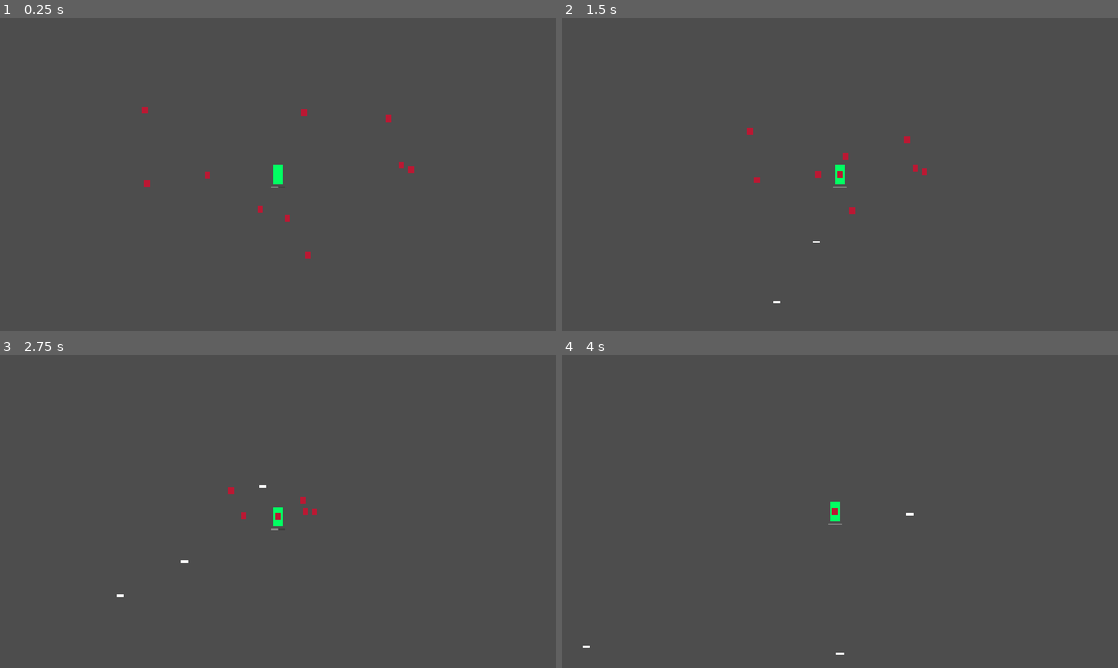
Above: before the commit, frames 1-4 (two rows, left to right).
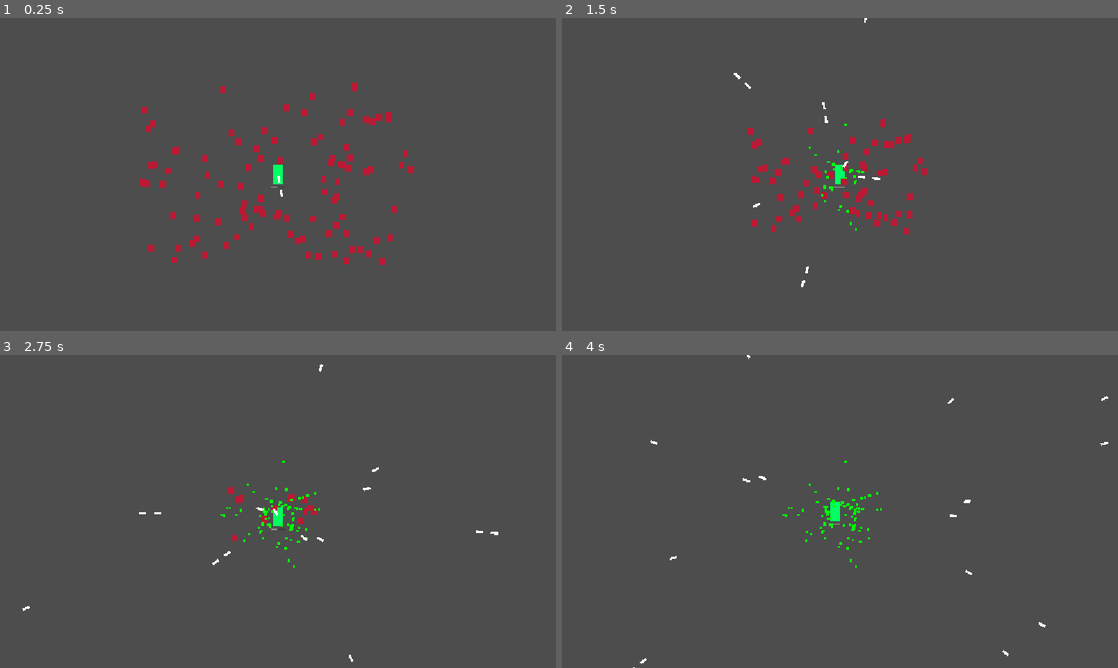
Above: after the commit, the same moments.

Repository: xuansh/my-own-godot-project
Game: Godot game, scene res://Scenes/BattleField/battle_field.tscn
The game is run twice, just before and just after one commit, with the same random seed, the same clock (stepped at 60 frames per second) and the same inputs.
Inputs:
- Up to frame 1 (0.25 s): no input
- Up to frame 2 (1.5 s): tap A (KeyBoard-A) at 0.6 s; tap D (KeyBoard-D) at 1.35 s
- Up to frame 3 (2.75 s): tap S (KeyBoard-S) at 2.1 s
- Up to frame 4 (4 s): tap W (KeyBoard-W) at 2.85 s; tap A (KeyBoard-A) at 3.6 s

The runs differ from the first frame. In frame 1, 1.9% of the frame differs, in the area x 25-74%, y 20-79%; in frame 2, 1.4%; in frame 3, 0.6%; in frame 4, 0.4%.

Commit message:
v0.1.0
整理了component的結構 實現了bullet碰撞檢測式攻擊

Diff:
--- a/Resources/WeaponDefinitions/basic_weapon.tres
+++ b/Resources/WeaponDefinitions/basic_weapon.tres
@@ -6,6 +6,6 @@
 [resource]
 script = ExtResource("1_ilclt")
 bullet_scene = ExtResource("1_qu07f")
-cool_time = 0.5
+cool_time = 0.1
 damage = 50.0
 metadata/_custom_type_script = "uid://nqjbw21dch4k"
--- a/Scenes/BattleField/battle_field.gd
+++ b/Scenes/BattleField/battle_field.gd
@@ -8,7 +8,7 @@
   #→ Hurtbox
   #→ 死亡信号
   #→ EncounterController 生成经验宝石
-@onready var player: CharacterBody2D = $Player
+@onready var player: Node2D = $Player
 
 var enemy : PackedScene = preload("res://Scenes/Enemy/enemy.tscn")
 var xp_gem : PackedScene = preload("res://Scenes/XpGem/xp_gem.tscn")
@@ -16,7 +16,7 @@
 func _ready() -> void:
 	EventBus.enemy_died.connect(on_enemy_died)
 
-	for i in range(10):
+	for i in range(100):
 		var node = enemy.instantiate()
 		add_child(node)
 
--- a/Scenes/Bullet/bullet.gd
+++ b/Scenes/Bullet/bullet.gd
@@ -1,19 +1,24 @@
+class_name Bullet
 extends Node2D
 
-var dir : Vector2
+var damage : float = 0.0
+var dir : Vector2 = Vector2(0, 1)
 var origin_global_position : Vector2
 var speed : float = 300.0 # temp
 
 @onready var movement_component: MovementComponent = %MovementComponent
+@onready var hitbox_component: HitboxComponent = %HitboxComponent
 @onready var visible_on_screen_enabler_2d: VisibleOnScreenEnabler2D = $VisibleOnScreenEnabler2D
+@onready var hitbox_area_2d: Area2D = $HitboxArea2D
 
 func _ready() -> void:
 	self.global_position = origin_global_position
 	movement_component.setup(self)
+	hitbox_component.setup(self, damage)
 	visible_on_screen_enabler_2d.screen_exited.connect(
 		func():
 			queue_free()
 	)
 
 func _process(delta: float) -> void:
-	movement_component.move(dir, speed, delta)
+	movement_component.move(dir, speed, delta, true)
--- a/Scenes/Bullet/bullet.tscn
+++ b/Scenes/Bullet/bullet.tscn
@@ -2,6 +2,7 @@
 
 [ext_resource type="Script" uid="uid://dr06qjg7tfotn" path="res://Scenes/Bullet/bullet.gd" id="1_lv0gj"]
 [ext_resource type="Script" uid="uid://d0c6v6o5h7rch" path="res://Scenes/Common/Components/movement_component.gd" id="2_nt0l2"]
+[ext_resource type="Script" uid="uid://bw6c5g1d08he5" path="res://Scenes/Common/Components/hitbox_component.gd" id="3_nt0l2"]
 
 [sub_resource type="Gradient" id="Gradient_554qy"]
 offsets = PackedFloat32Array(0.4936306)
@@ -14,7 +15,10 @@
 fill_from = Vector2(0.7195122, 0.57804877)
 fill_to = Vector2(0.36341465, 0.5341463)
 
-[node name="Bullet" type="Node2D" unique_id=667365557]
+[sub_resource type="RectangleShape2D" id="RectangleShape2D_0gc84"]
+size = Vector2(20, 14)
+
+[node name="Bullet" type="Node2D" unique_id=667365557 groups=["bullet"]]
 script = ExtResource("1_lv0gj")
 
 [node name="Sprite2D" type="Sprite2D" parent="." unique_id=1341922995]
@@ -22,9 +26,19 @@
 
 [node name="VisibleOnScreenEnabler2D" type="VisibleOnScreenEnabler2D" parent="." unique_id=2042511174]
 
+[node name="HitboxArea2D" type="Area2D" parent="." unique_id=977389846]
+
+[node name="CollisionShape2D" type="CollisionShape2D" parent="HitboxArea2D" unique_id=1167407888]
+shape = SubResource("RectangleShape2D_0gc84")
+
 [node name="ComponentsContainers" type="Node" parent="." unique_id=1609946580]
 
 [node name="MovementComponent" type="Node" parent="ComponentsContainers" unique_id=1019215061]
 unique_name_in_owner = true
 script = ExtResource("2_nt0l2")
 metadata/_custom_type_script = "uid://d0c6v6o5h7rch"
+
+[node name="HitboxComponent" type="Node" parent="ComponentsContainers" unique_id=1054663624]
+unique_name_in_owner = true
+script = ExtResource("3_nt0l2")
+metadata/_custom_type_script = "uid://bw6c5g1d08he5"
--- a/Scenes/Common/Components/damage_component.gd
+++ b/Scenes/Common/Components/damage_component.gd
@@ -1,5 +1,5 @@
 class_name DamageComponent
-extends Node2D
+extends Node
 
 var _body : Node2D
 
@@ -7,4 +7,11 @@
 	_body = body
 
 func take_damage(damage : float):
-	pass
+	_body.hp -= damage
+	if _body.hp <= 0:
+		var payload := EventBus.EnemyDiedPayload.new()
+		payload.global_position = _body.global_position
+		payload.exp = _body.data._exp
+		if _body.is_in_group('enemy'):
+			EventBus.enemy_died.emit(payload)
+		_body.queue_free()
--- a/Scenes/Common/Components/hitbox_component.gd
+++ b/Scenes/Common/Components/hitbox_component.gd
@@ -1,2 +1,13 @@
 class_name HitboxComponent
-extends Area2D
+extends Node
+
+var _body : Node2D
+var damage : float = 0.0
+
+func setup(body, p_damage):
+	_body = body
+	damage = p_damage
+
+func attack(target):
+	if target is Enemy and _body is Bullet:
+		(target as Enemy).damage_component.take_damage(damage)
--- /dev/null
+++ b/Scenes/Common/Components/hurtbox_component.gd
@@ -0,0 +1,12 @@
+class_name HurtboxComponent
+extends Node
+
+var _body : Node2D
+
+func setup(body : Node2D):
+	_body = body
+	_body.hurtbox_area_2d.area_entered.connect(_on_area_entered)
+
+func _on_area_entered(area : Area2D):
+	if area.get_owner() is Bullet and _body is Enemy:
+		(area.get_owner() as Bullet).hitbox_component.attack(_body)
--- a/Scenes/Common/Components/movement_component.gd
+++ b/Scenes/Common/Components/movement_component.gd
@@ -6,6 +6,8 @@
 func setup(body : Node2D):
 	_body = body
 
-func move(dir : Vector2, speed : float, delta : float):
+func move(dir : Vector2, speed : float, delta : float, is_rotated_needed : bool=false):
 	var move_direction := dir.limit_length(1)
+	if is_rotated_needed:
+		_body.look_at(_body.global_position + dir)
 	_body.global_position += move_direction * speed * delta
--- a/Scenes/Enemy/Components/target_component.gd
+++ b/Scenes/Enemy/Components/target_component.gd
@@ -1,8 +1,8 @@
 class_name EnemyTargetComponent
 extends Node
 
-var player : CharacterBody2D
+var player : Node2D
 
-func target_player() -> CharacterBody2D:
-	player = get_tree().get_first_node_in_group('player') as CharacterBody2D
+func target_player() -> Node2D:
+	player = get_tree().get_first_node_in_group('player') as Node2D
 	return player
--- a/Scenes/Enemy/enemy.gd
+++ b/Scenes/Enemy/enemy.gd
@@ -1,13 +1,17 @@
-extends Area2D
 class_name Enemy
+extends Node2D
+
 var hp : float
 var max_hp : float
 var speed : float
-var player : CharacterBody2D = null
+var player : Node2D = null
 
 @export var data : EnemyData
 @onready var enemy_target_component: EnemyTargetComponent = %EnemyTargetComponent
 @onready var movement_component: MovementComponent = %MovementComponent
+@onready var damage_component: DamageComponent = %DamageComponent
+@onready var hurtbox_component: HurtboxComponent = %HurtboxComponent
+@onready var hurtbox_area_2d: Area2D = $HurtboxArea2D
 
 func _ready() -> void:
 	if data == null:
@@ -19,6 +23,8 @@
 	speed = data.max_speed
 
 	movement_component.setup(self)
+	hurtbox_component.setup(self)
+	damage_component.setup(self)
 	player = enemy_target_component.target_player()
 
 func _process(delta: float) -> void:
@@ -26,12 +32,3 @@
 		return
 	var dir := global_position.direction_to(player.global_position)
 	movement_component.move(dir, speed, delta)
-
-func take_damage(damage : float):
-	hp -= damage
-	if hp <= 0:
-		var payload := EventBus.EnemyDiedPayload.new()
-		payload.global_position = global_position
-		payload.exp = data._exp
-		EventBus.enemy_died.emit(payload)
-		queue_free()
--- a/Scenes/Enemy/enemy.tscn
+++ b/Scenes/Enemy/enemy.tscn
@@ -4,6 +4,8 @@
 [ext_resource type="Resource" uid="uid://bdas5m3rdmasi" path="res://Resources/Enemy/basic_enemy.tres" id="2_nvvbs"]
 [ext_resource type="Script" uid="uid://duqncreb1vxvb" path="res://Scenes/Enemy/Components/target_component.gd" id="3_2t2r4"]
 [ext_resource type="Script" uid="uid://d0c6v6o5h7rch" path="res://Scenes/Common/Components/movement_component.gd" id="4_dmwl5"]
+[ext_resource type="Script" uid="uid://d3exkhymfrk2" path="res://Scenes/Common/Components/damage_component.gd" id="6_gx76c"]
+[ext_resource type="Script" uid="uid://olrgusdjutps" path="res://Scenes/Common/Components/hurtbox_component.gd" id="6_pqgp3"]
 
 [sub_resource type="Gradient" id="Gradient_ntch3"]
 offsets = PackedFloat32Array(0.35080644)
@@ -13,10 +15,10 @@
 gradient = SubResource("Gradient_ntch3")
 fill_from = Vector2(0.2122093, 0.49127907)
 
-[sub_resource type="RectangleShape2D" id="RectangleShape2D_no71r"]
-size = Vector2(12, 14)
+[sub_resource type="RectangleShape2D" id="RectangleShape2D_kldih"]
+size = Vector2(16, 18)
 
-[node name="Enemy" type="Area2D" unique_id=1283978727 groups=["enemy"]]
+[node name="Enemy" type="Node2D" unique_id=1588455685 groups=["enemy"]]
 script = ExtResource("1_mw074")
 data = ExtResource("2_nvvbs")
 
@@ -24,15 +26,29 @@
 scale = Vector2(0.1875, 0.21875)
 texture = SubResource("GradientTexture2D_6le5l")
 
-[node name="CollisionShape2D" type="CollisionShape2D" parent="." unique_id=228671873]
-shape = SubResource("RectangleShape2D_no71r")
+[node name="ComponentsContainer" type="Node" parent="." unique_id=1480997912]
 
-[node name="EnemyTargetComponent" type="Node" parent="." unique_id=285219993]
+[node name="EnemyTargetComponent" type="Node" parent="ComponentsContainer" unique_id=285219993]
 unique_name_in_owner = true
 script = ExtResource("3_2t2r4")
 metadata/_custom_type_script = "uid://duqncreb1vxvb"
 
-[node name="MovementComponent" type="Node" parent="." unique_id=1571896500]
+[node name="MovementComponent" type="Node" parent="ComponentsContainer" unique_id=1571896500]
 unique_name_in_owner = true
 script = ExtResource("4_dmwl5")
 metadata/_custom_type_script = "uid://d0c6v6o5h7rch"
+
+[node name="DamageComponent" type="Node" parent="ComponentsContainer" unique_id=656264332]
+unique_name_in_owner = true
+script = ExtResource("6_gx76c")
+metadata/_custom_type_script = "uid://d3exkhymfrk2"
+
+[node name="HurtboxComponent" type="Node" parent="ComponentsContainer" unique_id=311375458]
+unique_name_in_owner = true
+script = ExtResource("6_pqgp3")
+metadata/_custom_type_script = "uid://olrgusdjutps"
+
+[node name="HurtboxArea2D" type="Area2D" parent="." unique_id=1880872813]
+
+[node name="CollisionShape2D" type="CollisionShape2D" parent="HurtboxArea2D" unique_id=1894151310]
+shape = SubResource("RectangleShape2D_kldih")
--- a/Scenes/Player/Components/weapon_component.gd
+++ b/Scenes/Player/Components/weapon_component.gd
@@ -25,11 +25,12 @@
 			closest_enemy = enemy
 	if closest_enemy:
 		var dir = _body.global_position.direction_to(closest_enemy.global_position)
-		var bullet = weapon_definition.bullet_scene.instantiate() as Node2D
-		bullet.dir = dir
-		bullet.origin_global_position = _body.global_position
+		var bullet = weapon_definition.bullet_scene.instantiate() as Bullet
+		if bullet:
+			bullet.dir = dir
+			bullet.origin_global_position = _body.global_position
+			bullet.damage = weapon_definition.damage
 		get_tree().get_first_node_in_group('bullet_container').add_child(bullet)
-		closest_enemy.take_damage(weapon_definition.damage)
 
 func get_cooltime_ratio() -> float:
 	if _timer == null or _timer.wait_time <= 0:
--- a/Scenes/Player/player.gd
+++ b/Scenes/Player/player.gd
@@ -1,5 +1,5 @@
-extends CharacterBody2D
-
+class_name Player
+extends Node2D
 
 @export var weapon_definition : WeaponDefinition
 @export var player_data : PlayerData
@@ -14,7 +14,6 @@
 @onready var weapon_component: WeaponComponent = %WeaponComponent
 
 func _ready() -> void:
-	motion_mode = CharacterBody2D.MOTION_MODE_FLOATING
 	hp = player_data.max_hp
 	speed = player_data.max_speed
 
--- a/Scenes/Player/player.tscn
+++ b/Scenes/Player/player.tscn
@@ -7,9 +7,6 @@
 [ext_resource type="Script" uid="uid://8e6jybvcktcr" path="res://Scenes/Player/Components/weapon_component.gd" id="4_htcer"]
 [ext_resource type="Resource" uid="uid://cq336u315yrvo" path="res://Resources/WeaponDefinitions/basic_weapon.tres" id="5_dd0ac"]
 
-[sub_resource type="RectangleShape2D" id="RectangleShape2D_6le5l"]
-size = Vector2(20, 40)
-
 [sub_resource type="Gradient" id="Gradient_f60y1"]
 offsets = PackedFloat32Array(0.16532259)
 colors = PackedColorArray(0, 1, 0.38431373, 1)
@@ -18,13 +15,10 @@
 gradient = SubResource("Gradient_f60y1")
 fill_from = Vector2(1, 1)
 
-[node name="Player" type="CharacterBody2D" unique_id=1209957444 groups=["player"]]
+[node name="Player" type="Node2D" unique_id=1961986727 groups=["player"]]
 script = ExtResource("1_8p05u")
 weapon_definition = ExtResource("5_dd0ac")
 player_data = ExtResource("3_dd0ac")
-
-[node name="CollisionShape2D" type="CollisionShape2D" parent="." unique_id=1602125154]
-shape = SubResource("RectangleShape2D_6le5l")
 
 [node name="Sprite2D" type="Sprite2D" parent="." unique_id=1206638493]
 scale = Vector2(0.3125, 0.625)
--- a/Scenes/XpGem/xp_gem.gd
+++ b/Scenes/XpGem/xp_gem.gd
@@ -9,7 +9,7 @@
 		_chasing = true
 
 func _process(delta: float) -> void:
-	var player = get_tree().get_first_node_in_group('player') as CharacterBody2D
+	var player = get_tree().get_first_node_in_group('player') as Node2D
 	if _chasing:
 		var dir = global_position.direction_to(player.global_position)
 		global_position += dir * speed * delta
--- a/Scenes/XpGem/xp_gem.tscn
+++ b/Scenes/XpGem/xp_gem.tscn
@@ -7,7 +7,7 @@
 
 [sub_resource type="Gradient" id="Gradient_hj8kj"]
 offsets = PackedFloat32Array(0.5573248)
-colors = PackedColorArray(1.2814812e-06, 0.30072394, 0, 1)
+colors = PackedColorArray(0, 0.98876625, 0, 1)
 
 [sub_resource type="GradientTexture2D" id="GradientTexture2D_6le5l"]
 gradient = SubResource("Gradient_hj8kj")
--- a/project.godot
+++ b/project.godot
@@ -40,6 +40,7 @@
 enemy=""
 xp_gem=""
 bullet_container=""
+bullet=""
 
 [input]
 
Not shown, added: Scenes/Common/Components/hurtbox_component.gd.uid
